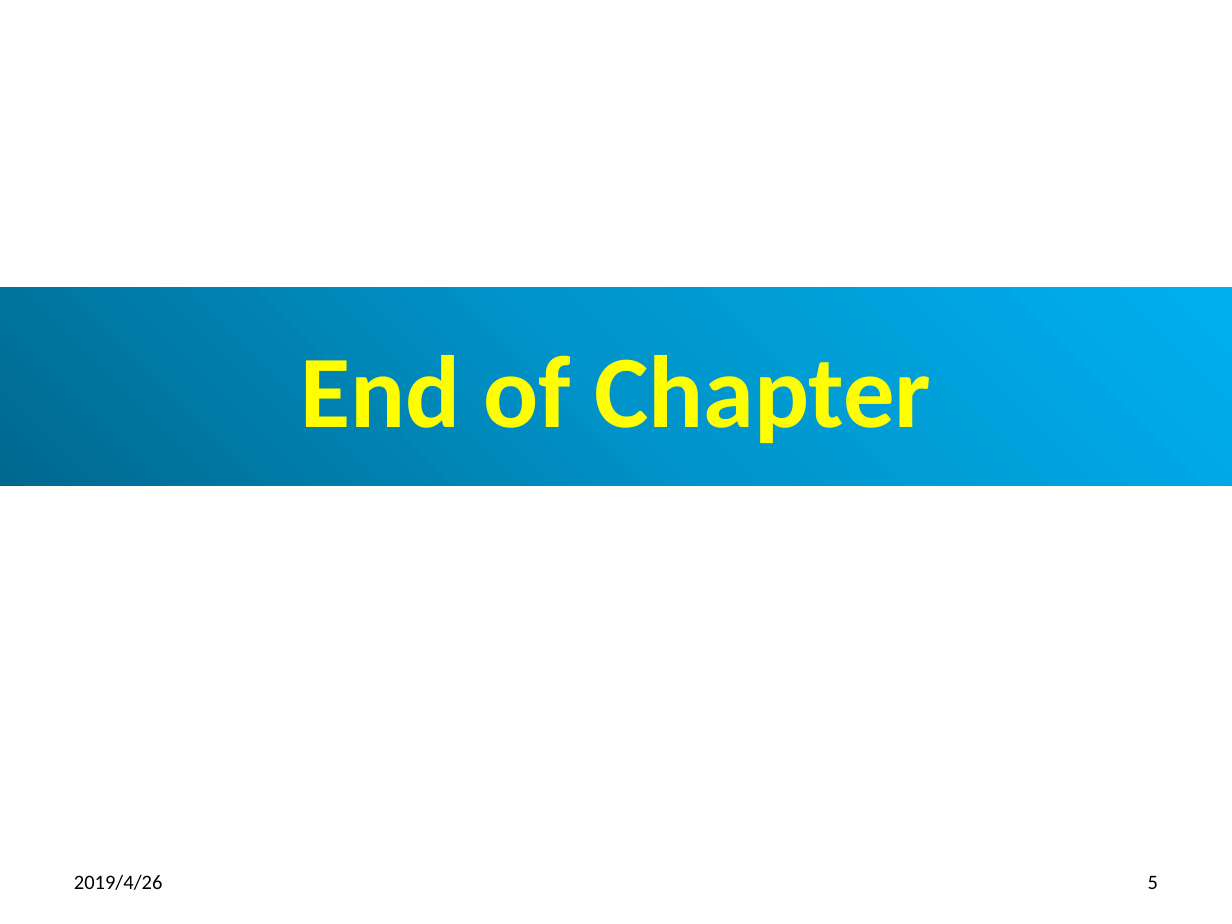
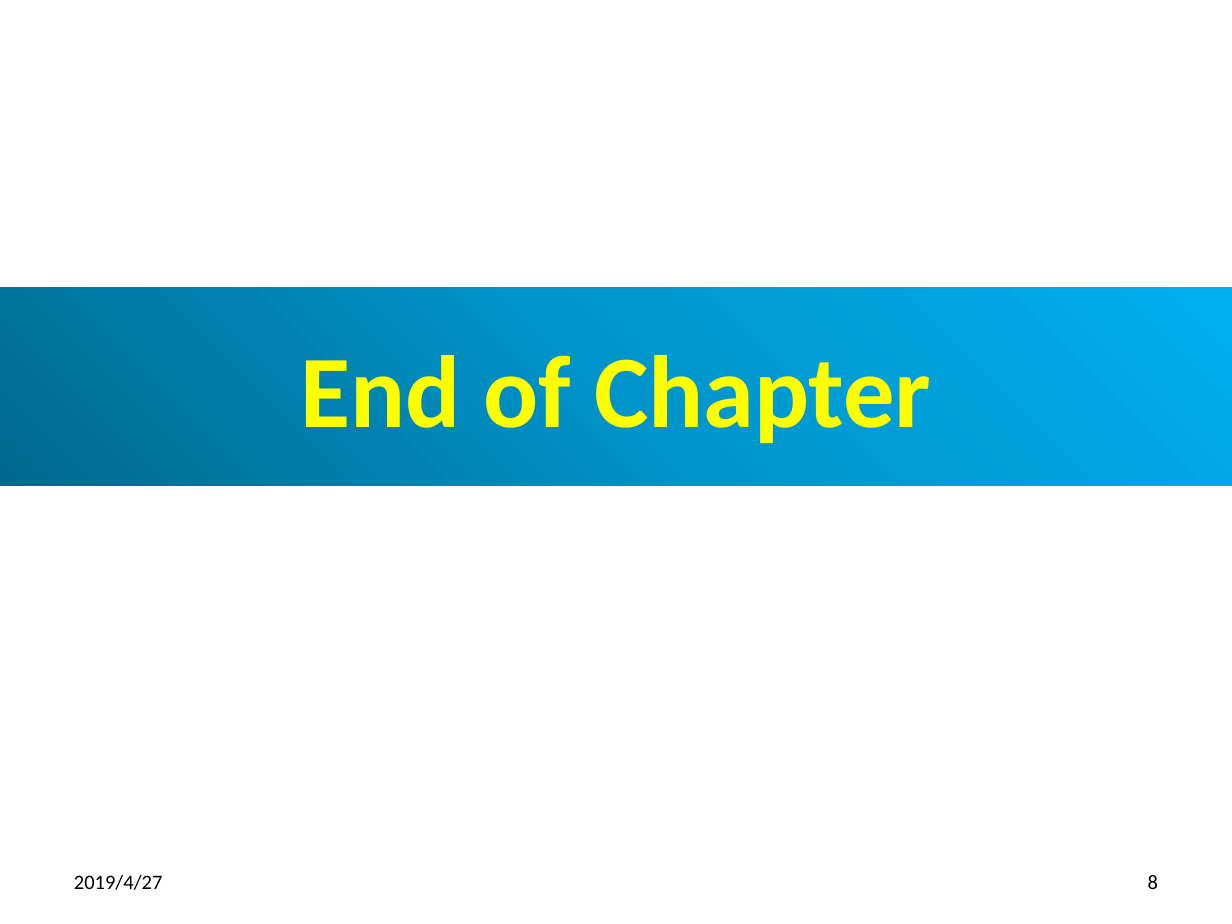
Before and after one commit to peterhchen/100-spring-boot, a slide deck: slide 8 of 15_Ch04_WhatSpring.pptx (slide 5 before the commit). Drawn at 1232x924 pixels with LibreOffice and Linux fonts; fonts in the diff are those of the drawing. Boxes give left, top, right and bottom in pixels: in the first picture for what was removed or moved away, otherwise in the second. Text is boxed around its words. In the diff, an @@ line names an element or a change of style, - is before the commit and + after.

```diff
--- a/15_Ch04_WhatSpring.pptx
+++ b/15_Ch04_WhatSpring.pptx
@@ text at box(74, 874, 163, 890): text changed @@
-2019/4/26
+2019/4/27
@@ page number at box(1148, 875, 1158, 889): text changed @@
-5
+8
```
Also in this commit, not shown: 4 other slides changed, 3 slides added.
